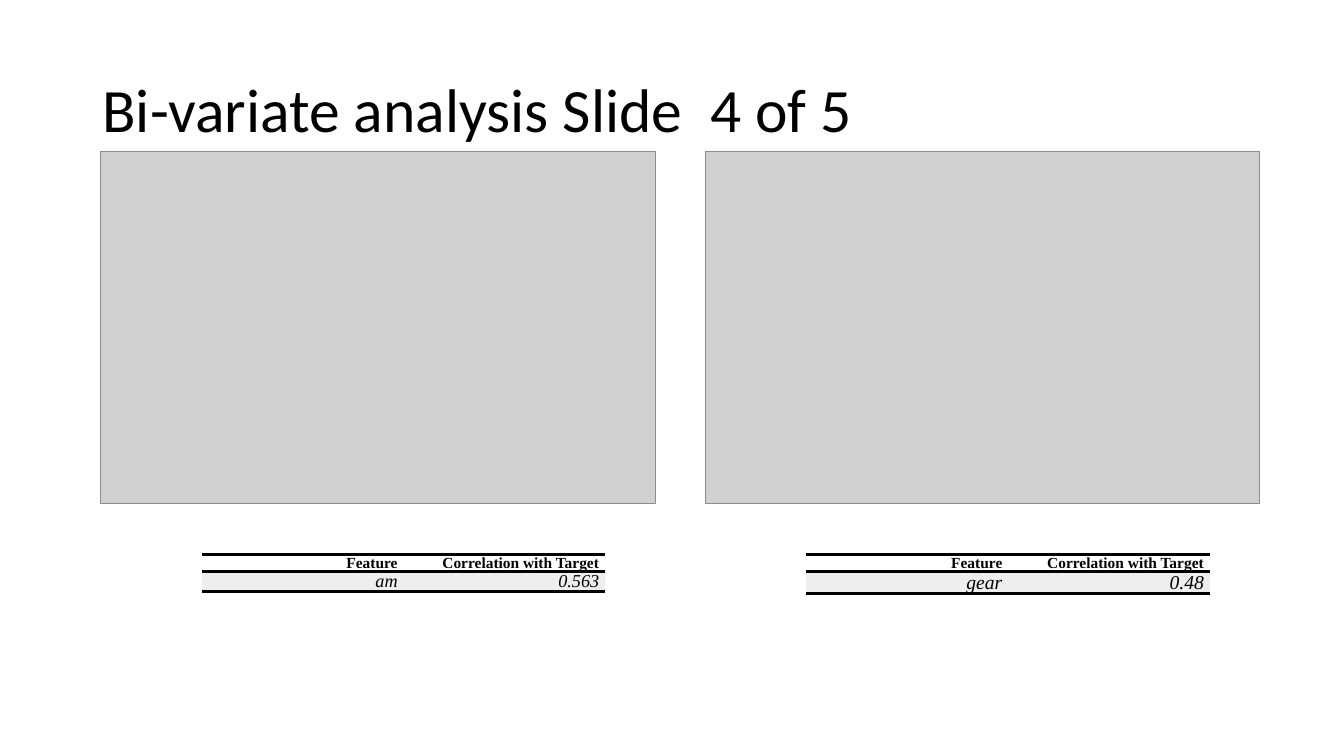
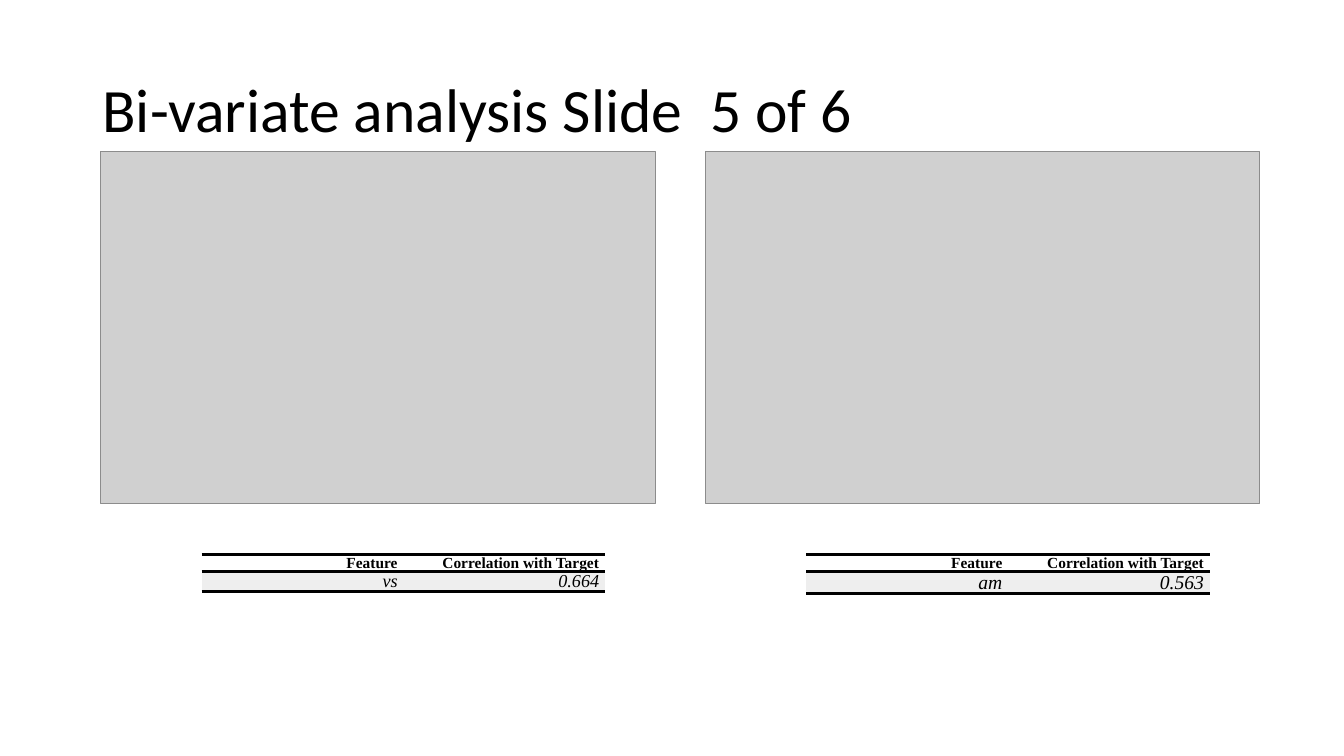
Before and after one commit to chris-billingham/R_code, a slide deck: slide 14 of Shinydashboard/titanic_exp_report.pptx (slide 12 before the commit). Drawn at 1344x756 pixels with LibreOffice and Linux fonts; fonts in the diff are those of the drawing; grey boxes stand for pictures. Boxes give left, top, right and bottom in pixels: in the first picture for what was removed or moved away, otherwise in the second. Text is boxed around its words. In the diff, an @@ line names an element or a change of style, - is before the commit and + after.

```diff
--- a/Shinydashboard/titanic_exp_report.pptx
+++ b/Shinydashboard/titanic_exp_report.pptx
@@ title at [102, 89, 851, 142]: text changed @@
-Bi-variate analysis Slide 4 of 5
+Bi-variate analysis Slide 5 of 6
@@ table at [202, 555, 605, 756] @@
-row 2, column 1: am
+row 2, column 1: vs
-row 2, column 2: 0.563
+row 2, column 2: 0.664
@@ table at [807, 555, 1210, 756] @@
-row 2, column 1: gear
+row 2, column 1: am
-row 2, column 2: 0.48
+row 2, column 2: 0.563
```
Also in this commit, not shown: 9 other slides changed, 2 slides added, 5 other files.
